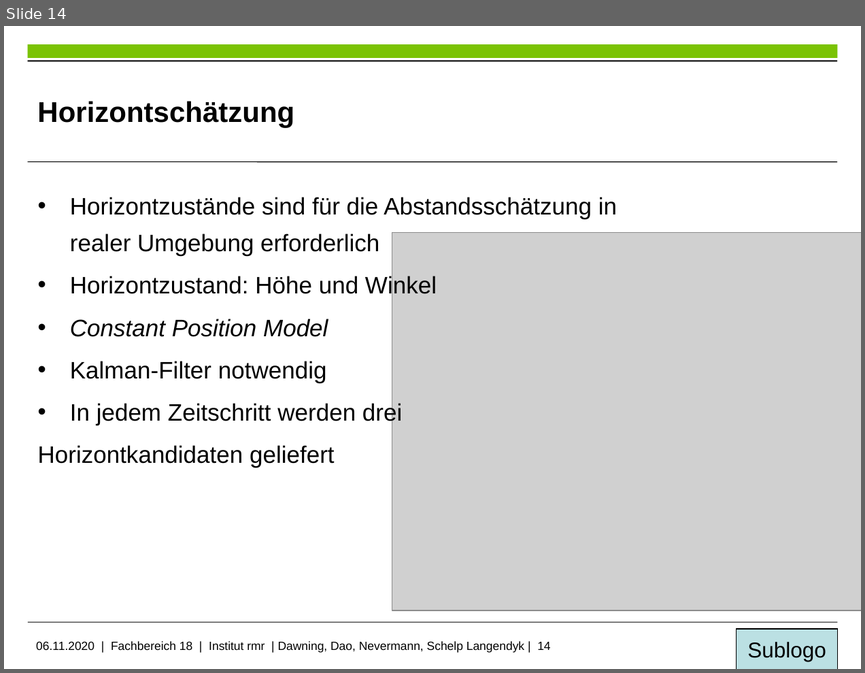
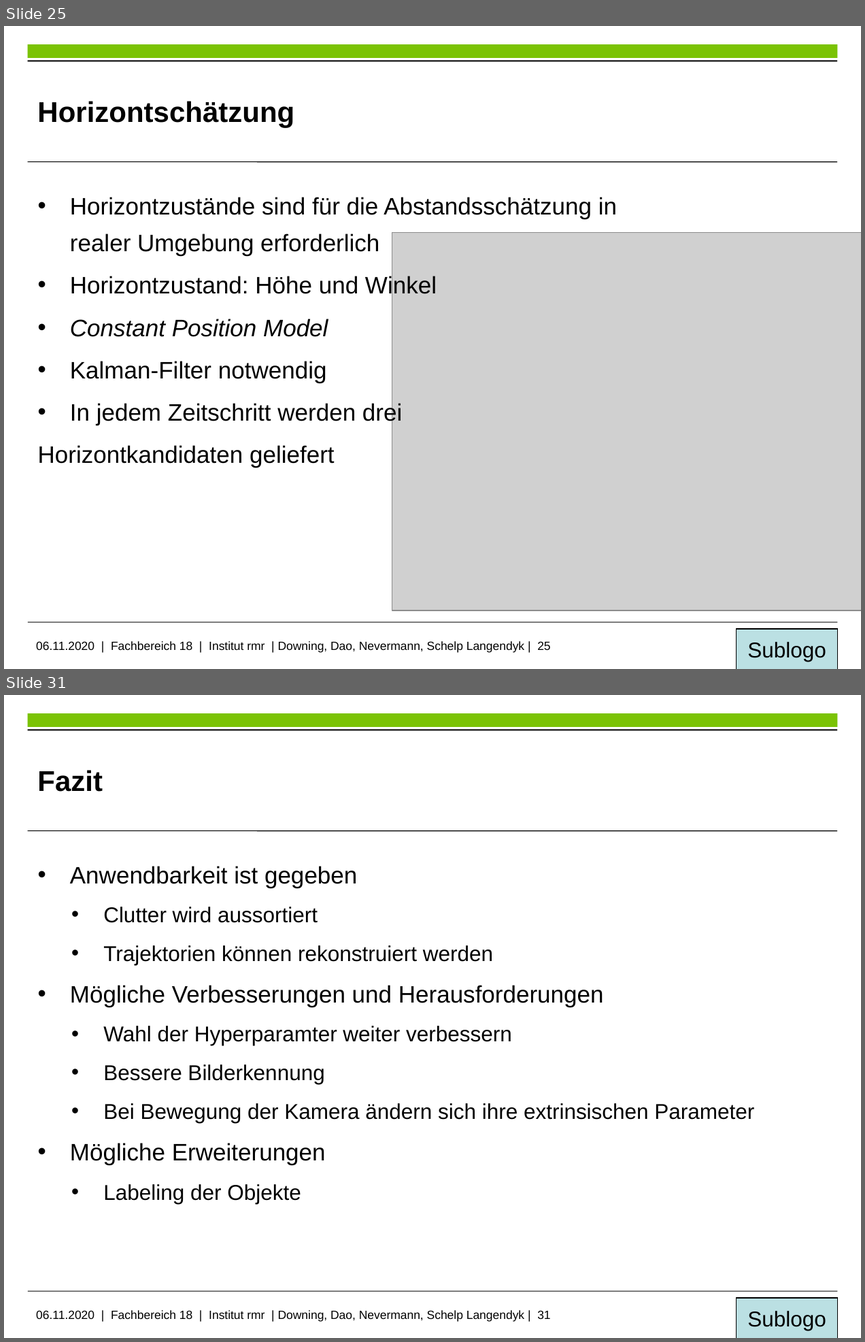
Before and after one commit to PercyDwn/MaritimeHindernisse, a slide deck: Präsentation ProSeminar SoSe20/Hinderniserfassung in maritimer Umgebung.pptx. Shown one above the other, each under a label of ours: slide 14 before the commit, slides 25 and 31 after it; the slides between them are not shown. The pictures are 865x673 and 865x1342 pixels, drawn with LibreOffice and Linux fonts; fonts in the diff are those of the drawing; grey boxes stand for pictures; background and template pictures are left out. Boxes give left, top, right and bottom in pixels: in the first picture for what was removed or moved away, otherwise in the second. Text is boxed around its words. In the diff, an @@ line names an element or a change of style, - is before the commit and + after.

```diff
--- a/Präsentation ProSeminar SoSe20/Hinderniserfassung in maritimer Umgebung.pptx
+++ b/Präsentation ProSeminar SoSe20/Hinderniserfassung in maritimer Umgebung.pptx
@@ slide 31 added at [4, 695, 861, 1338], background #FFFFFF; not listed: 6 template elements that a slide beside it also shows @@
@@ title added at [37, 770, 103, 792], 24 pt, text #000000, bold @@
+Fazit
@@ text added at [70, 866, 754, 1204], 18 pt, text #000000 @@
+• Anwendbarkeit ist gegeben
+    • Clutter wird aussortiert
+    • Trajektorien können rekonstruiert werden
+• Mögliche Verbesserungen und Herausforderungen
+    • Wahl der Hyperparamter weiter verbessern
+    • Bessere Bilderkennung
+    • Bei Bewegung der Kamera ändern sich ihre extrinsischen Parameter
+  • Mögliche Erweiterungen
+    • Labeling der Objekte
@@ what was slide 14 is now slide 25 @@
@@ slide 25 changed as well @@
@@ text at [36, 641, 550, 652]: text changed @@
-06.11.2020 | Fachbereich 18 | Institut rmr | Dawning, Dao, Nevermann, Schelp Langendyk | 14
+06.11.2020 | Fachbereich 18 | Institut rmr | Downing, Dao, Nevermann, Schelp Langendyk | 25
```
Also in this commit, not shown: 13 other slides changed, 22 other slides added, 1 slide removed, 3 other files.
